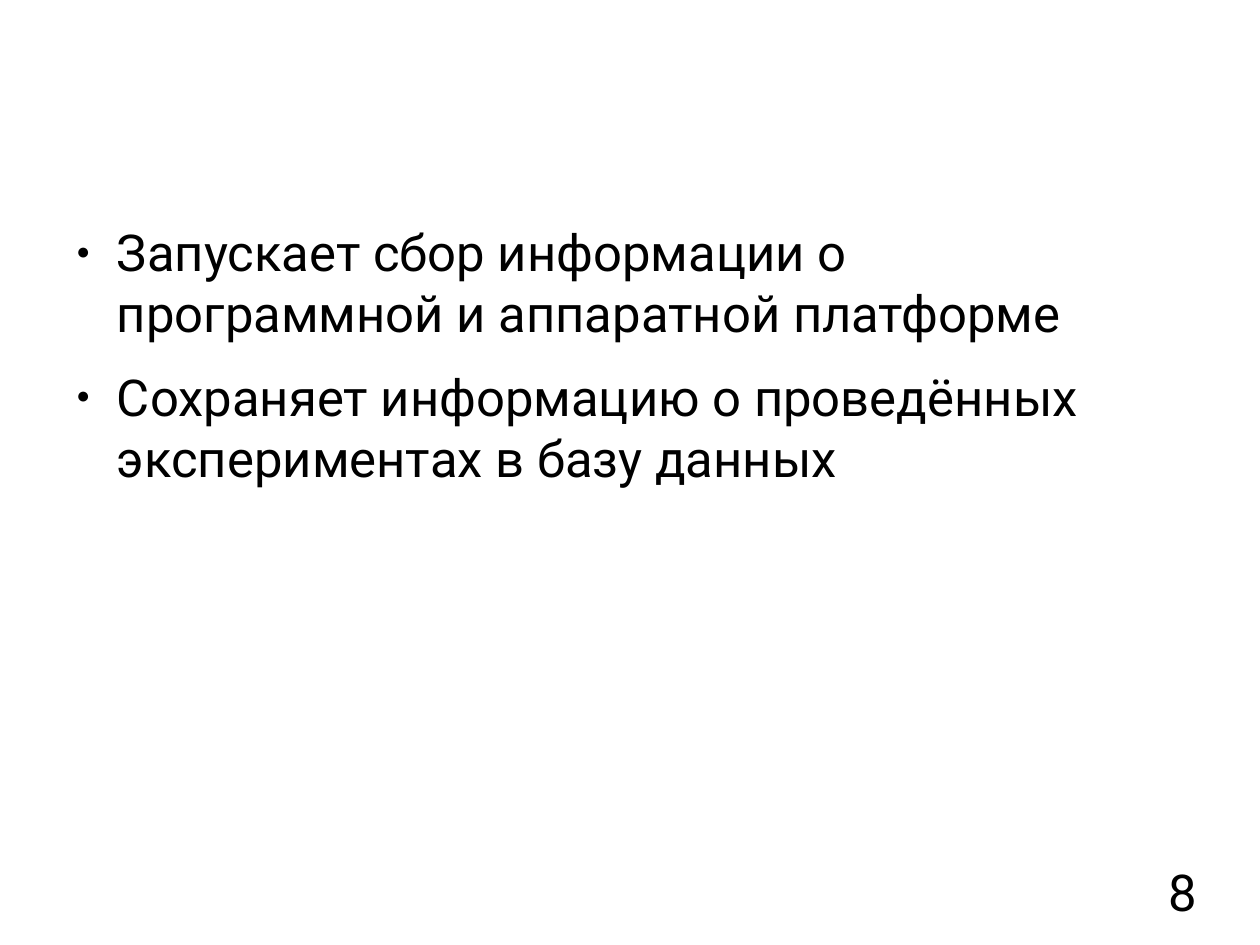
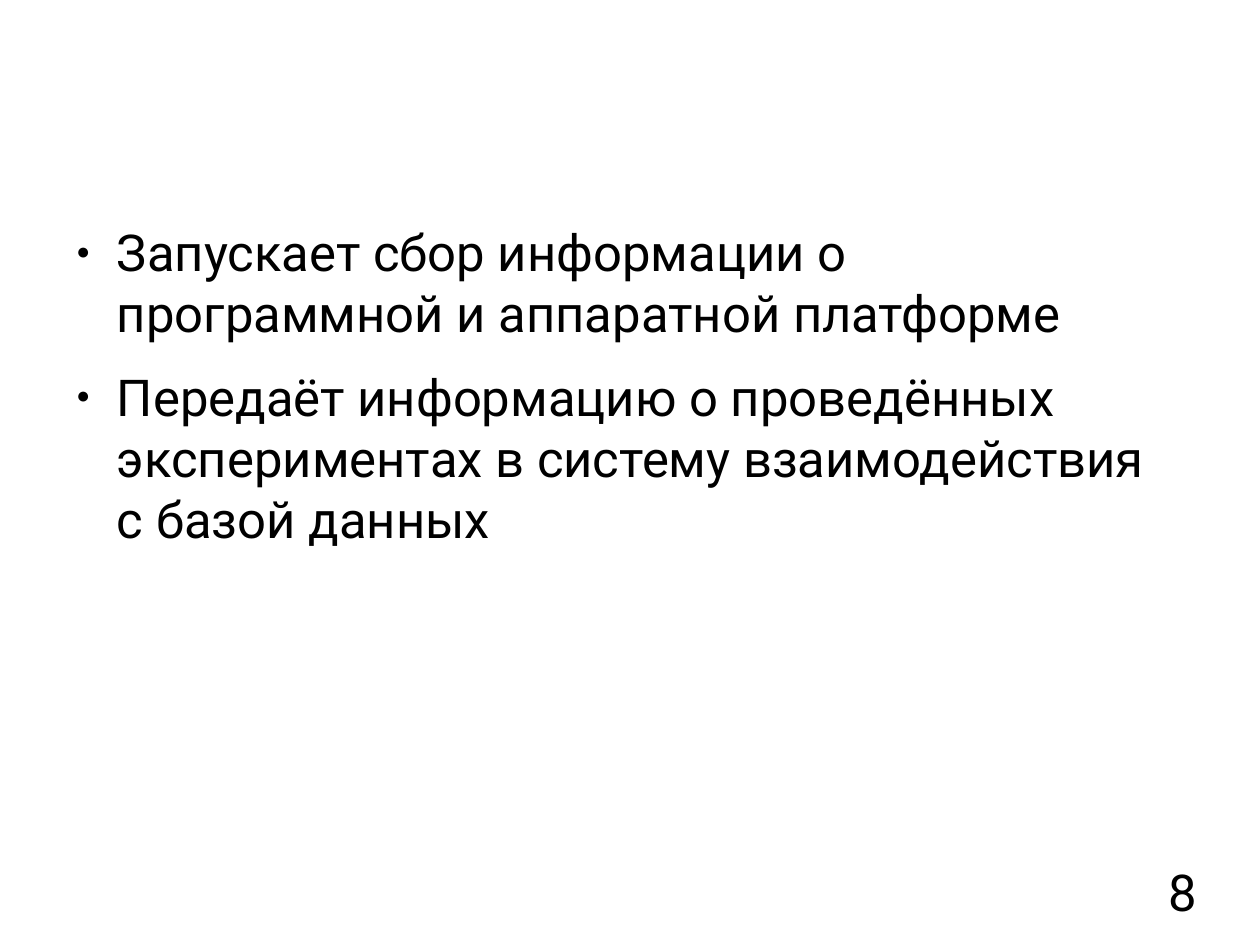
Before and after one commit to mkpankov/adaptor, a slide deck: slide 8 of diploma/defense/keynote.odp. Drawn at 1260x945 pixels with LibreOffice and Linux fonts; fonts in the diff are those of the drawing; background and template pictures are left out. Boxes give left, top, right and bottom in pixels: in the first picture for what was removed or moved away, otherwise in the second. Text is boxed around its words. In the diff, an @@ line names an element or a change of style, - is before the commit and + after.

```diff
--- a/diploma/defense/keynote.odp
+++ b/diploma/defense/keynote.odp
@@ text at box(117, 378, 1144, 546): text changed @@
-● Сохраняет информацию о проведённых экспериментах в базу данных
+● Передаёт информацию о проведённых экспериментах в систему взаимодействия с базой данных
```
Also in this commit, not shown: 4 other slides changed, 9 slides added, 2 slides removed.
